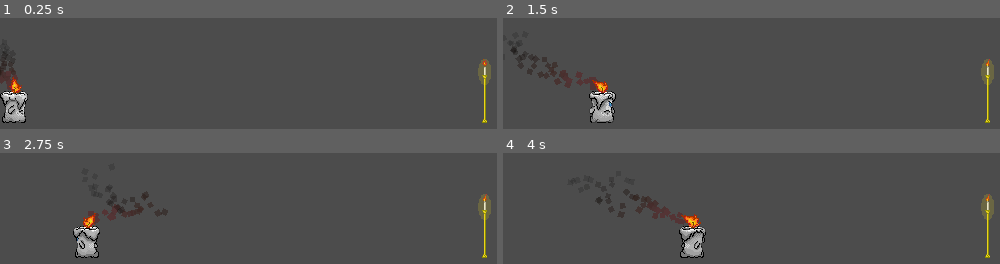
Above: before the commit, frames 1-4 (two rows, left to right).
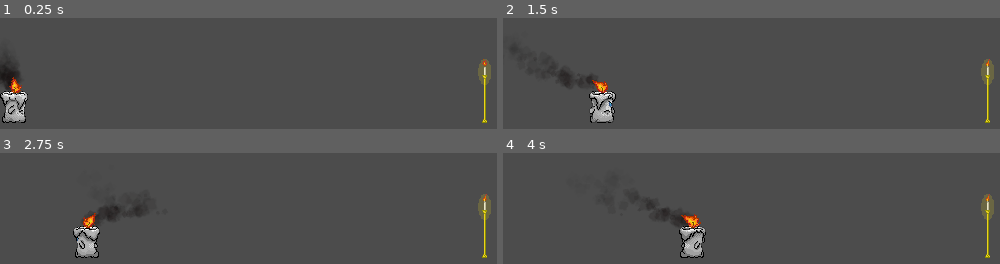
Above: after the commit, the same moments.

Repository: RoySS248/Project_flambo
Game: Godot game, scene res://Scenes/Levels/TestRoom/TestRoom.tscn
Two runs of this game, one before a commit and one after it. Both use one fixed random seed, a clock stepped at 60 frames per second and the inputs below.
Inputs:
- Up to frame 1 (0.25 s): no input
- Up to frame 2 (1.5 s): hold Right (M_right) from 0.53 s (still down)
- Up to frame 3 (2.75 s): release Right (M_right) at 2.03 s; hold Left (M_left) from 2.03 s (still down)
- Up to frame 4 (4 s): release Left (M_left) at 2.78 s; hold Right (M_right) from 2.78 s (still down)

The runs differ from the first frame. In frame 1, 0.5% of the frame differs, in the area x 0-5%, y 30-65%; in frame 2, 0.4%; in frame 3, 0.6%, in the area x 17-34%, y 36-65%; in frame 4, 0.6%.

Commit message:
Smoke Actualizacion

Diff:
--- a/Characters/Player/Assets/Particles/Smoke.tscn
+++ b/Characters/Player/Assets/Particles/Smoke.tscn
@@ -1,14 +1,18 @@
-[gd_scene load_steps=2 format=2]
+[gd_scene load_steps=3 format=2]
+
+[ext_resource path="res://Characters/Player/Assets/Particles/blackSmoke01.png" type="Texture" id=1]
 
 [sub_resource type="Gradient" id=1]
 offsets = PoolRealArray( 0.178947, 0.405263, 0.815789 )
 colors = PoolColorArray( 0.25, 0.249893, 0.249023, 1, 0.171875, 0.169778, 0.152405, 0.611765, 0, 0, 0, 0.145098 )
 
 [node name="Smoke" type="CPUParticles2D"]
+modulate = Color( 1, 1, 1, 0.235294 )
 amount = 45
 lifetime = 1.3
 preprocess = 3.0
 local_coords = false
+texture = ExtResource( 1 )
 emission_shape = 1
 emission_sphere_radius = 5.0
 direction = Vector2( -1, -1 )
@@ -19,7 +23,7 @@
 linear_accel = 10.0
 radial_accel = -20.0
 tangential_accel = 10.0
-scale_amount = 6.0
-scale_amount_random = 0.25
+scale_amount = 0.01
+scale_amount_random = 0.05
 color_ramp = SubResource( 1 )
 hue_variation = 0.2
Binary file added: Characters/Player/Assets/Particles/blackSmoke01.png
Not shown, added: Characters/Player/Assets/Particles/blackSmoke01.png.import
